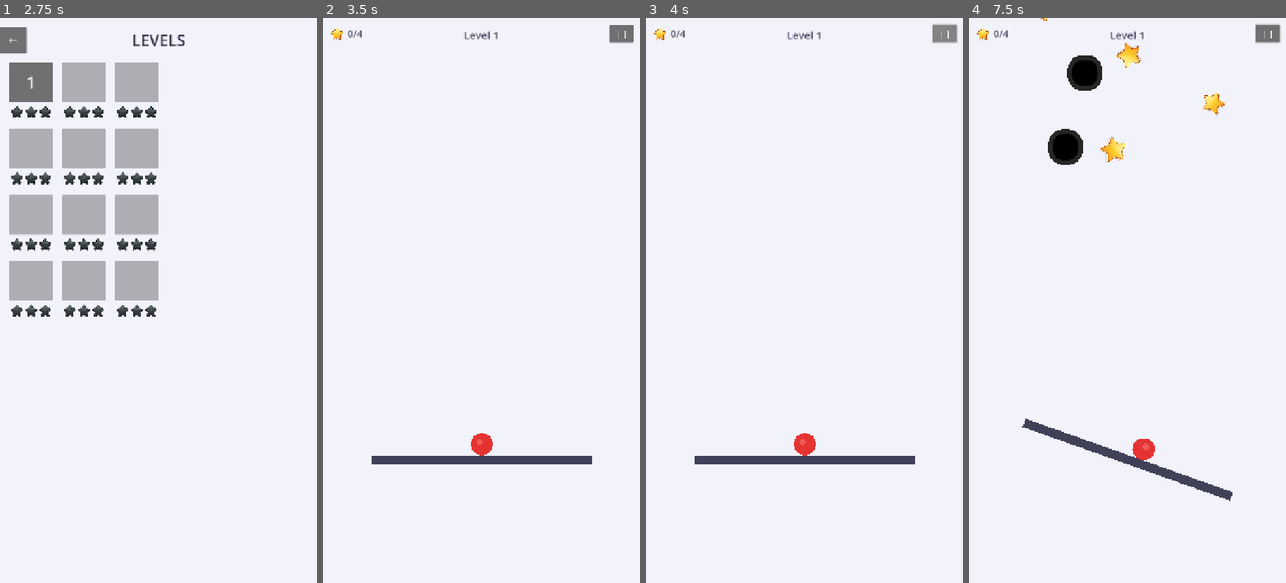
Above: before the commit, frames 1-4 (left to right).
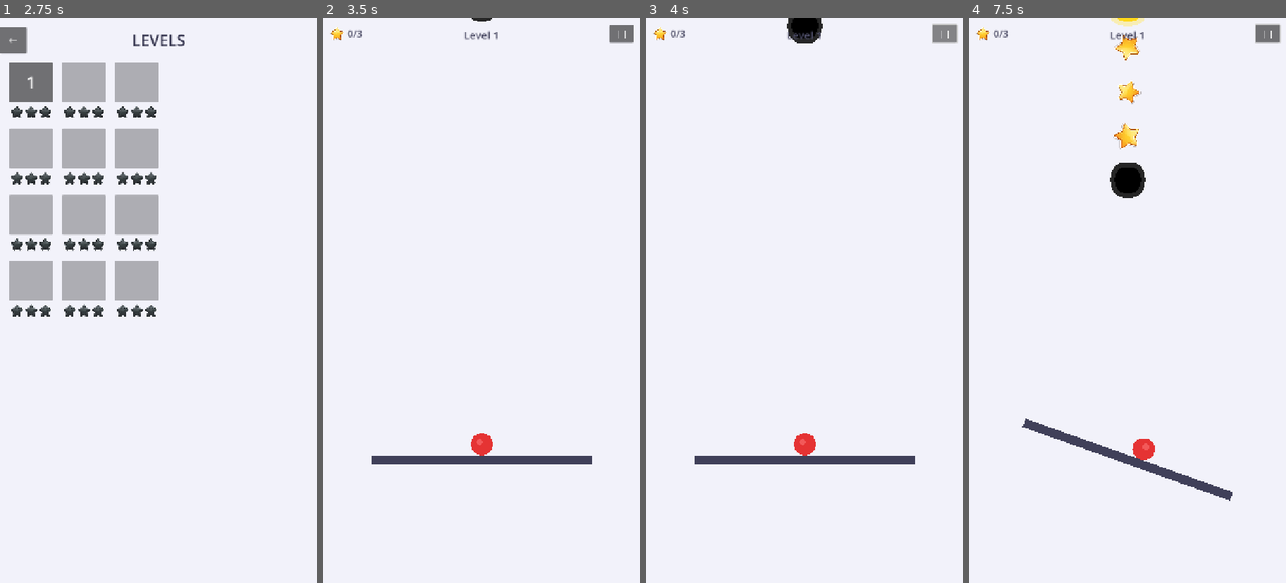
Above: after the commit, the same moments.

Repository: EuclidesPinheiro/up-ball-gdscript
Game: Godot game, scene res://Scenes/UI/MainMenu.tscn
Two runs of this game, one before a commit and one after it. Both use one fixed random seed, a clock stepped at 60 frames per second and the inputs below.
Inputs (mouse positions are in pixels of both pictures, inside the frame that each line leads up to):
- Up to frame 1 (2.75 s): click (158, 328) at 0.5 s; click "←" at 1.25 s; click (158, 328) at 2 s
- Up to frame 2 (3.5 s): click "1" at 2.75 s
- Up to frame 3 (4 s): click "| |" at 3.5 s
- Up to frame 4 (7.5 s): click "| |" at 4.25 s; click "| |" at 5 s; move the mouse to (1197, 272) at 5.77 s; click (1197, 272) at 5.92 s; drag from (1064, 328) to (1114, 102) at 6.52 s; move the mouse to (1159, 176) at 7.27 s; click (1159, 176) at 7.42 s

Frame 1 is identical in both runs. In frame 2, less than 0.1% of the frame differs, in the area x 10-54%, y 0-4%; in frame 3, 0.4%; in frame 4, 2.8%, in the area x 10-81%, y 0-32%.

Commit message:
creating new fases

Diff:
--- /dev/null
+++ b/Scripts/Data/level_config.gd
@@ -0,0 +1,94 @@
+class_name LevelConfig
+extends RefCounted
+
+## Configuração de um level específico.
+## Define posições fixas para obstáculos, estrelas e objetivo.
+
+# Posições X dos buracos pretos (ordem de spawn)
+var black_hole_positions: Array = []
+
+# Posições X das estrelas (ordem de spawn)
+var star_positions: Array = []
+
+# Posição X do objetivo (buraco amarelo)
+var goal_position_x: float = 360.0
+
+# Velocidade dos obstáculos neste level
+var obstacle_speed: float = 120.0
+
+# Intervalo entre spawns (segundos)
+var spawn_interval: float = 1.2
+
+
+static func create_level_1() -> LevelConfig:
+	var config = LevelConfig.new()
+	# Level 1: Introdutório - tudo centralizado
+	# 3 estrelas empilhadas, 1 buraco preto no centro, objetivo no centro
+	config.star_positions = [360.0, 360.0, 360.0]  # 3 estrelas no centro
+	config.black_hole_positions = [360.0]  # 1 buraco preto no centro
+	config.goal_position_x = 360.0  # Objetivo no centro
+	config.obstacle_speed = 100.0  # Velocidade lenta
+	config.spawn_interval = 1.0  # Intervalo confortável
+	return config
+
+
+static func create_level_2() -> LevelConfig:
+	var config = LevelConfig.new()
+	# Level 2: Introduz variação lateral
+	config.star_positions = [250.0, 360.0, 470.0]  # Estrelas em diagonal
+	config.black_hole_positions = [360.0, 360.0]  # 2 buracos no centro
+	config.goal_position_x = 360.0
+	config.obstacle_speed = 110.0
+	config.spawn_interval = 1.0
+	return config
+
+
+static func create_level_3() -> LevelConfig:
+	var config = LevelConfig.new()
+	# Level 3: Mais obstáculos
+	config.star_positions = [200.0, 360.0, 520.0]
+	config.black_hole_positions = [280.0, 440.0, 360.0]  # 3 buracos alternados
+	config.goal_position_x = 360.0
+	config.obstacle_speed = 120.0
+	config.spawn_interval = 0.9
+	return config
+
+
+static func get_config_for_level(level: int) -> LevelConfig:
+	match level:
+		1:
+			return create_level_1()
+		2:
+			return create_level_2()
+		3:
+			return create_level_3()
+		_:
+			# Para levels não definidos, usar configuração genérica
+			return _create_generic_level(level)
+
+
+static func _create_generic_level(level: int) -> LevelConfig:
+	var config = LevelConfig.new()
+	var center_x: float = 360.0
+
+	# Aumenta quantidade e dificuldade progressivamente
+	var num_stars: int = mini(3 + level, 8)
+	var num_holes: int = mini(1 + level, 6)
+
+	# Distribui estrelas
+	config.star_positions = []
+	for i in range(num_stars):
+		var offset: float = (i - num_stars / 2.0) * 80.0
+		config.star_positions.append(clampf(center_x + offset, 150.0, 570.0))
+
+	# Distribui buracos pretos
+	config.black_hole_positions = []
+	for i in range(num_holes):
+		var offset: float = (i - num_holes / 2.0) * 100.0
+		config.black_hole_positions.append(clampf(center_x + offset, 150.0, 570.0))
+
+	config.goal_position_x = center_x
+	config.obstacle_speed = 100.0 + level * 15.0
+	config.spawn_interval = maxf(1.2 - level * 0.05, 0.5)
+
+	return config
--- a/Scripts/Entities/obstacle_spawner.gd
+++ b/Scripts/Entities/obstacle_spawner.gd
@@ -2,7 +2,7 @@
 extends Node2D
 
 ## Sistema de spawn de obstáculos e estrelas coletáveis.
-## Gera buracos pretos, o buraco amarelo (objetivo) e estrelas.
+## Spawna em posições fixas definidas pelo LevelConfig.
 
 # Packed scenes for obstacles and collectibles
 @export var black_hole_scene: PackedScene
@@ -11,36 +11,23 @@
 
 # Spawn settings
 @export var spawn_y: float = -100.0
-@export var min_x: float = 100.0
-@export var max_x: float = 620.0
+@export var min_x: float = 150.0
+@export var max_x: float = 570.0
 
-# Timer for spawning
+# Level configuration
+var _level_config: LevelConfig
+var _spawn_queue: Array = []  # Queue of items to spawn: {type, x_position}
 var _spawn_timer: Timer
-var _star_timer: Timer
-var _obstacles_spawned: int = 0
-var _stars_spawned: int = 0
-var _target_obstacles: int = 5
-var _target_stars: int = 5
-var _current_speed: float = 150.0
-var _goal_spawned: bool = false
+var _current_speed: float = 120.0
 var _is_active: bool = false
-
-# Track positions to avoid overlapping
-var _recent_spawn_x: Array[float] = []
 
 
 func _ready() -> void:
-	# Create spawn timer for obstacles
+	# Create spawn timer
 	_spawn_timer = Timer.new()
-	_spawn_timer.one_shot = false
+	_spawn_timer.one_shot = true
 	_spawn_timer.timeout.connect(_on_spawn_timeout)
 	add_child(_spawn_timer)
-
-	# Create spawn timer for stars
-	_star_timer = Timer.new()
-	_star_timer.one_shot = false
-	_star_timer.timeout.connect(_on_star_spawn_timeout)
-	add_child(_star_timer)
 
 	# Connect to GameManager signals
 	if GameManager:
@@ -49,31 +36,35 @@
 
 
 func start_spawning(level: int) -> void:
-	_obstacles_spawned = 0
-	_stars_spawned = 0
-	_goal_spawned = false
+	print("[ObstacleSpawner] start_spawning called for level: ", level)
 	_is_active = true
-	_recent_spawn_x.clear()
+	_spawn_queue.clear()
 
-	# Get difficulty settings from GameManager
-	_current_speed = GameManager.obstacle_speed if GameManager else (100.0 + level * 20.0)
-	_target_obstacles = GameManager.obstacles_per_level if GameManager else (3 + level)
-	_target_stars = GameManager.stars_per_level if GameManager else (3 + level)
-	var interval: float = GameManager.spawn_interval if GameManager else maxf(1.5 - level * 0.1, 0.5)
+	# Get level configuration
+	_level_config = LevelConfig.get_config_for_level(level)
+	_current_speed = _level_config.obstacle_speed
 
-	# Start obstacle spawning
-	_spawn_timer.wait_time = interval
-	_spawn_timer.start()
+	print("[ObstacleSpawner] Config loaded - Stars: ", _level_config.star_positions.size(),
+		  " BlackHoles: ", _level_config.black_hole_positions.size(),
+		  " Speed: ", _current_speed)
 
-	# Start star spawning (slightly offset from obstacles)
-	_star_timer.wait_time = interval * 0.7  # Stars spawn more frequently
-	_star_timer.start()
+	# Build spawn queue based on level config
+	_build_spawn_queue()
+
+	print("[ObstacleSpawner] Queue built with ", _spawn_queue.size(), " items")
+
+	# Update GameManager with total stars for this level
+	if GameManager:
+		GameManager.total_stars_in_level = _level_config.star_positions.size()
+
+	# Start spawning
+	_spawn_next()
 
 
 func stop_spawning() -> void:
 	_is_active = false
 	_spawn_timer.stop()
-	_star_timer.stop()
+	_spawn_queue.clear()
 
 
 func clear_obstacles() -> void:
@@ -84,99 +75,84 @@
 			child.queue_free()
 
 
-func _on_spawn_timeout() -> void:
-	if not _is_active:
+func _build_spawn_queue() -> void:
+	# Build the queue of items to spawn in order
+	# First spawned = will be lowest on screen when everything spawns
+	# Order: Black holes FIRST (bottom), then stars (middle), then goal LAST (top)
+
+	# Add black holes to queue FIRST (so they're at the bottom)
+	for x_pos in _level_config.black_hole_positions:
+		_spawn_queue.append({"type": "black_hole", "x": x_pos})
+
+	# Add stars to queue (so they're in the middle)
+	for x_pos in _level_config.star_positions:
+		_spawn_queue.append({"type": "star", "x": x_pos})
+
+	# Add goal (yellow hole) LAST (so it's at the top)
+	_spawn_queue.append({"type": "goal", "x": _level_config.goal_position_x})
+
+
+func _spawn_next() -> void:
+	if not _is_active or _spawn_queue.is_empty():
+		print("[ObstacleSpawner] Queue empty or inactive. Active: ", _is_active, " Queue size: ", _spawn_queue.size())
 		return
 
-	if _obstacles_spawned < _target_obstacles:
-		_spawn_black_hole()
-		_obstacles_spawned += 1
-	elif not _goal_spawned:
-		_spawn_yellow_hole()
-		_goal_spawned = true
-		_spawn_timer.stop()
-		_star_timer.stop()  # Stop spawning stars when goal appears
+	# Get next item from queue
+	var item = _spawn_queue.pop_front()
+	var item_type: String = item["type"]
+	var item_x: float = item["x"]
+
+	print("[ObstacleSpawner] Spawning: ", item_type, " at x=", item_x)
+
+	match item_type:
+		"star":
+			_spawn_star_at(item_x)
+		"black_hole":
+			_spawn_black_hole_at(item_x)
+		"goal":
+			_spawn_yellow_hole_at(item_x)
+			return  # Goal is last, don't continue timer
+
+	# Schedule next spawn
+	_spawn_timer.wait_time = _level_config.spawn_interval
+	_spawn_timer.start()
 
 
-func _on_star_spawn_timeout() -> void:
-	if not _is_active or _goal_spawned:
-		return
-
-	if _stars_spawned < _target_stars:
-		_spawn_star()
-		_stars_spawned += 1
+func _on_spawn_timeout() -> void:
+	_spawn_next()
 
 
-func _spawn_black_hole() -> void:
+func _spawn_black_hole_at(x_pos: float) -> void:
 	if black_hole_scene == null:
 		push_error("BlackHoleScene not assigned!")
 		return
 
 	var hole: BlackHole = black_hole_scene.instantiate()
-	var x: float = _get_random_x_avoiding_recent()
-	hole.position = Vector2(x, spawn_y)
+	hole.position = Vector2(x_pos, spawn_y)
 	hole.set_speed(_current_speed)
 	get_parent().add_child(hole)
 
-	_track_spawn_x(x)
 
-
-func _spawn_yellow_hole() -> void:
+func _spawn_yellow_hole_at(x_pos: float) -> void:
 	if yellow_hole_scene == null:
 		push_error("YellowHoleScene not assigned!")
 		return
 
 	var goal: YellowHole = yellow_hole_scene.instantiate()
-	goal.position = Vector2(_get_random_x(), spawn_y)
+	goal.position = Vector2(x_pos, spawn_y)
 	goal.set_speed(_current_speed)
 	get_parent().add_child(goal)
 
 
-func _spawn_star() -> void:
+func _spawn_star_at(x_pos: float) -> void:
 	if star_scene == null:
 		push_error("StarScene not assigned!")
 		return
 
 	var star: StarCollectible = star_scene.instantiate()
-	var x: float = _get_random_x_avoiding_recent()
-	star.position = Vector2(x, spawn_y)
-	star.set_speed(_current_speed * 0.9)  # Stars move slightly slower
+	star.position = Vector2(x_pos, spawn_y)
+	star.set_speed(_current_speed)  # Same speed as other obstacles
 	get_parent().add_child(star)
-
-	_track_spawn_x(x)
-
-
-func _get_random_x() -> float:
-	return randf_range(min_x, max_x)
-
-
-func _get_random_x_avoiding_recent() -> float:
-	var x: float
-	var attempts: int = 0
-	const MIN_DISTANCE: float = 80.0
-
-	while attempts <= 10:
-		x = _get_random_x()
-		attempts += 1
-
-		# Check if far enough from recent spawns
-		var too_close: bool = false
-		for recent_x in _recent_spawn_x:
-			if absf(x - recent_x) < MIN_DISTANCE:
-				too_close = true
-				break
-
-		if not too_close or attempts > 10:
-			break
-
-	return x
-
-
-func _track_spawn_x(x: float) -> void:
-	_recent_spawn_x.append(x)
-	# Keep only last 3 positions
-	if _recent_spawn_x.size() > 3:
-		_recent_spawn_x.remove_at(0)
 
 
 func _on_level_changed(level: int) -> void:
--- a/Scripts/Managers/game_manager.gd
+++ b/Scripts/Managers/game_manager.gd
@@ -34,20 +34,25 @@
 var total_stars_in_level: int = 0
 var stars_per_level: int:
 	get:
-		return 3 + current_level  # Number of star collectibles per level
-
-# Difficulty settings per level
+		# Get from level config if available
+		var config = LevelConfig.get_config_for_level(current_level)
+		return config.star_positions.size()
+
+# Difficulty settings per level (now mainly handled by LevelConfig)
 var obstacle_speed: float:
 	get:
-		return 100.0 + (current_level * 20.0)
+		var config = LevelConfig.get_config_for_level(current_level)
+		return config.obstacle_speed
 
 var spawn_interval: float:
 	get:
-		return maxf(1.5 - (current_level * 0.1), 0.5)
+		var config = LevelConfig.get_config_for_level(current_level)
+		return config.spawn_interval
 
 var obstacles_per_level: int:
 	get:
-		return 3 + current_level
+		var config = LevelConfig.get_config_for_level(current_level)
+		return config.black_hole_positions.size()
 
 # Signals
 signal state_changed(new_state: int)
--- a/Upballfield.tscn
+++ b/Upballfield.tscn
@@ -30,8 +30,6 @@
 black_hole_scene = ExtResource("5_blackhole")
 yellow_hole_scene = ExtResource("6_yellowhole")
 star_scene = ExtResource("7_star")
-min_x = 150.0
-max_x = 570.0
 
 [node name="HUD" parent="." instance=ExtResource("8_hud")]
 
Not shown, added: Scripts/Data/level_config.gd.uid
